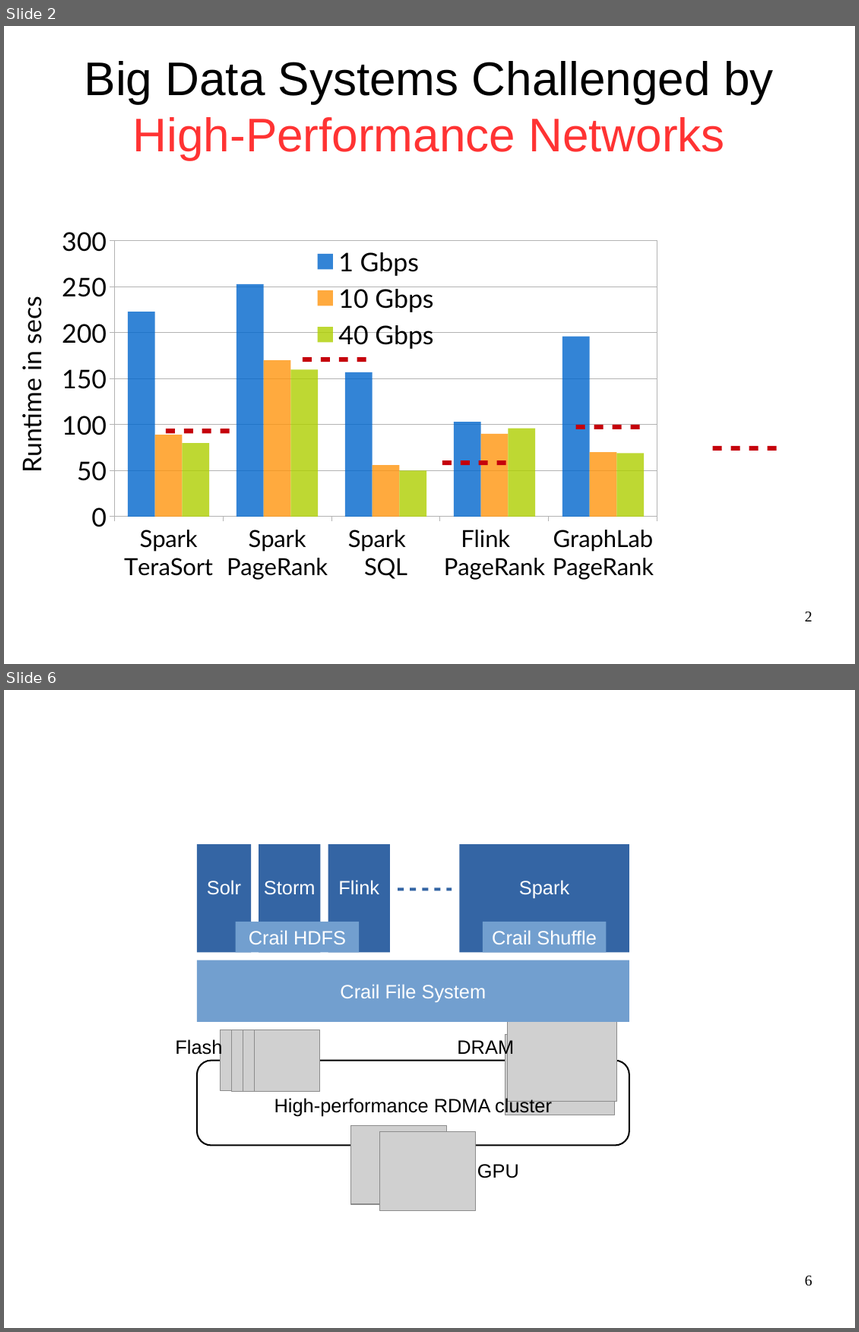
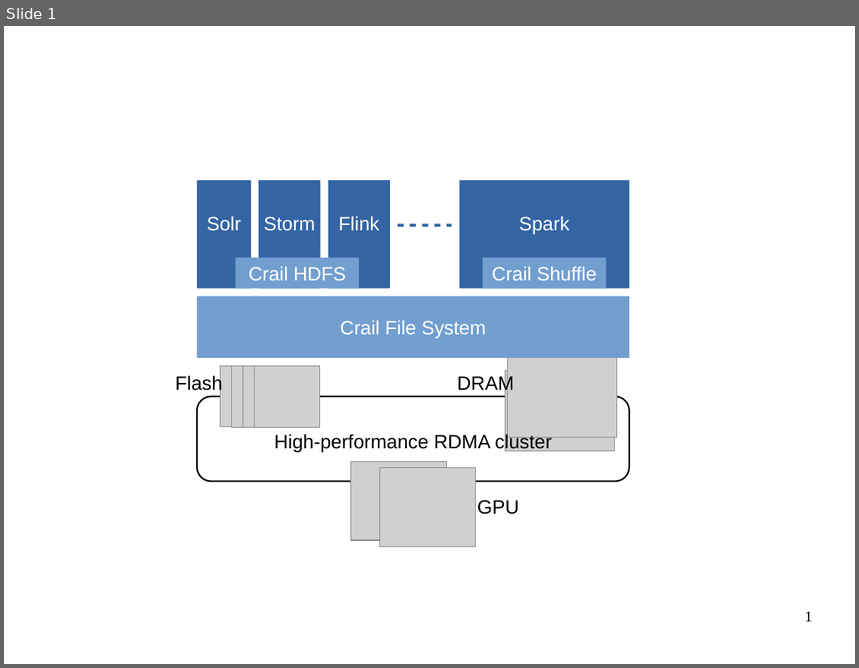
Before and after one commit to apache/incubator-crail-website, a slide deck: _graphix/website.odp. Shown one above the other, each under a label of ours: slides 2 and 6 before the commit, slide 1 after it; the slides between them are not shown. The pictures are 859x1332 and 859x668 pixels, drawn with LibreOffice and Linux fonts; fonts in the diff are those of the drawing; grey boxes stand for pictures; background and template pictures are left out. Boxes give left, top, right and bottom in pixels: in the first picture for what was removed or moved away, otherwise in the second. Text is boxed around its words. In the diff, an @@ line names an element or a change of style, - is before the commit and + after.

```diff
--- a/_graphix/website.odp
+++ b/_graphix/website.odp
@@ slide 2 removed at [4,26,855,664], background #FFFFFF @@
@@ title removed at [85,61,774,161] @@
-Big Data Systems Challenged by High-Performance Networks
@@ column chart removed at [47,218,813,588] @@
-categories: Spark TeraSort, Spark PageRank, Spark    SQL, Flink    PageRank, GraphLab PageRank
-1 Gbps: 223, 253, 157, 103, 196
-10 Gbps: 89, 170, 56, 90, 70
-40 Gbps: 80, 160, 50, 96, 69
@@ text removed at [16,301,47,470] @@
-Runtime in secs
@@ line removed from (303, 360) to (370, 360) @@
@@ line removed from (165, 432) to (233, 432) @@
@@ line removed from (576, 427) to (645, 427) @@
@@ line removed from (713, 449) to (781, 449) @@
@@ line removed from (443, 463) to (512, 463) @@
@@ page number removed at [805,612,813,622] @@
-2
@@ what was slide 6 is now slide 1 @@
@@ page number at [805,612,813,622]: text changed @@
-6
+1
```
Also in this commit, not shown: 29 other slides removed.
